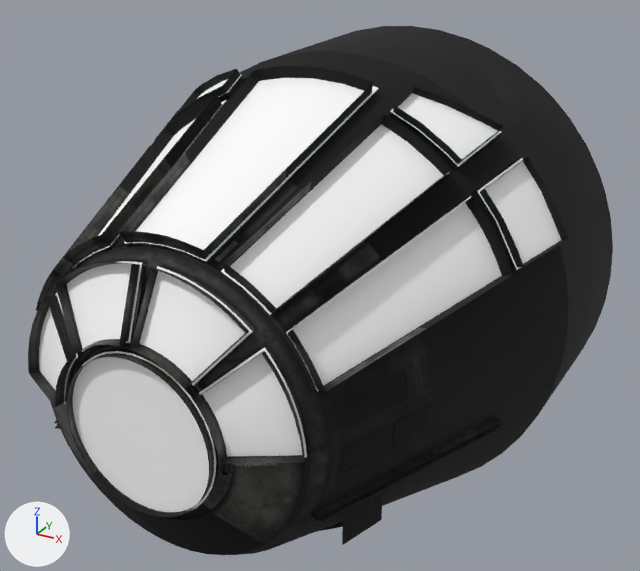
What one commit did to the glTF model public/models/galaxy/surface/falconcockpit.glb.
Rendered twice from a 50 mm camera at (-8.43, -10.77, 7.68) aimed at (-10.87, -6.34, 5.47). Lighting does not change. The marker at lower left points along +X, +Y and +Z. The picture after the commit comes second. Where no turn or scale is listed for an object, it has been applied to the vertices.
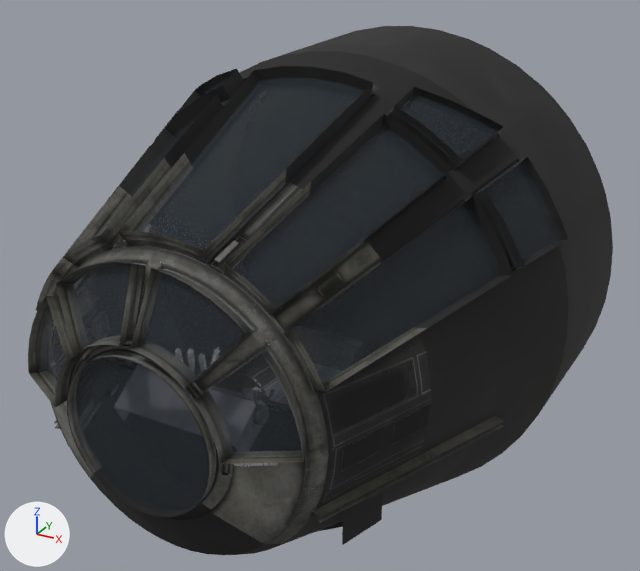
Edits to the bpy script that builds the scene:
```text
Add img_t_millenniumfalcon_ot_cockpit_01_cs_ktx2:
    img_t_millenniumfalcon_ot_cockpit_01_cs_ktx2 = load_image('t_millenniumfalcon_ot_cockpit_01_cs.ktx2', '_unpacked/t_millenniumfalcon_ot_cockpit_01_cs.ktx2', 1024, 1024, 'sRGB')
Change mat_m_window:
    mat_m_window.base_color: (1.0, 1.0, 1.0) -> (0.06, 0.08, 0.1)  # white #ffffff -> greyish blue #455059
    mat_m_window.alpha: 1.0 -> 0.32
Change mat_m_main:
    where n2 = _N.new('ShaderNodeTexImage'); n2.name = 'Image Texture'
    n2.image: img_image_0 -> img_t_millenniumfalcon_ot_cockpit_01_cs_ktx2
```

Changed parts and their boxes [x1, y1, x2, y2] in the pictures (640 x 571 px):
'Mesh_0', recoloured, surface changed
    both: [28, 26, 564, 547]
